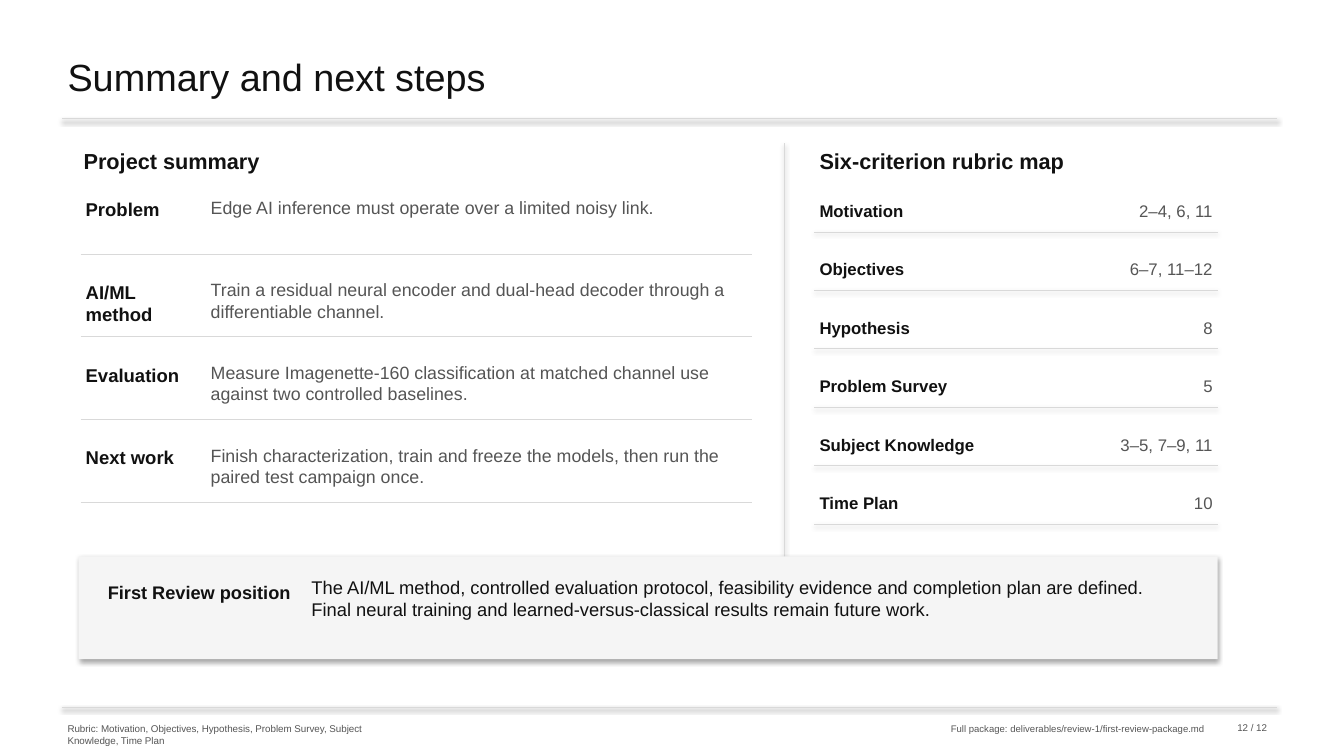
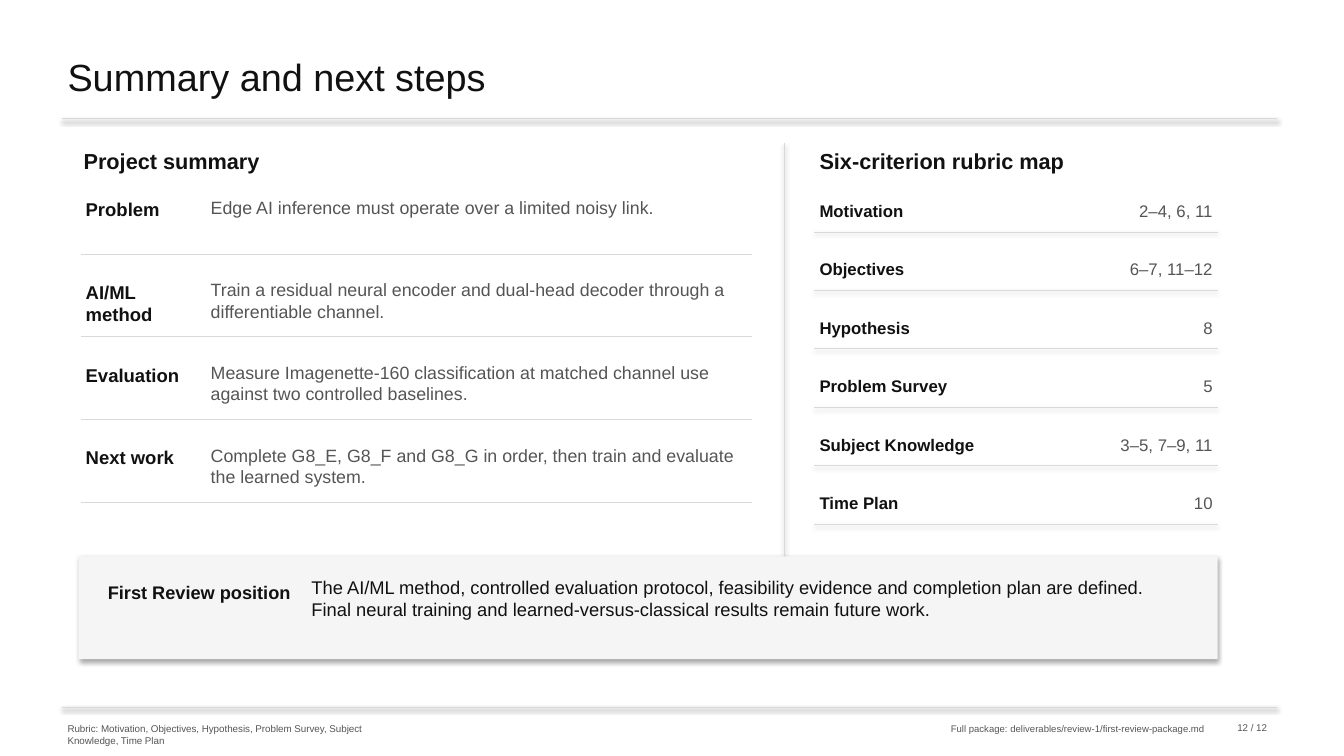
Before and after one commit to nxck2005/capstone, a slide deck: slide 12 of deliverables/review-1/semantic-communication-first-review.pptx. Drawn at 1344x756 pixels with LibreOffice and Linux fonts; fonts in the diff are those of the drawing. Boxes give left, top, right and bottom in pixels: in the first picture for what was removed or moved away, otherwise in the second. Text is boxed around its words. In the diff, an @@ line names an element or a change of style, - is before the commit and + after.

```diff
--- a/deliverables/review-1/semantic-communication-first-review.pptx
+++ b/deliverables/review-1/semantic-communication-first-review.pptx
@@ text at [211,449,733,487]: text changed @@
-Finish characterization, train and freeze the models, then run the paired test campaign once.
+Complete G8_E, G8_F and G8_G in order, then train and evaluate the learned system.
```
Also in this commit, not shown: 1 other slide changed, 14 other files.
